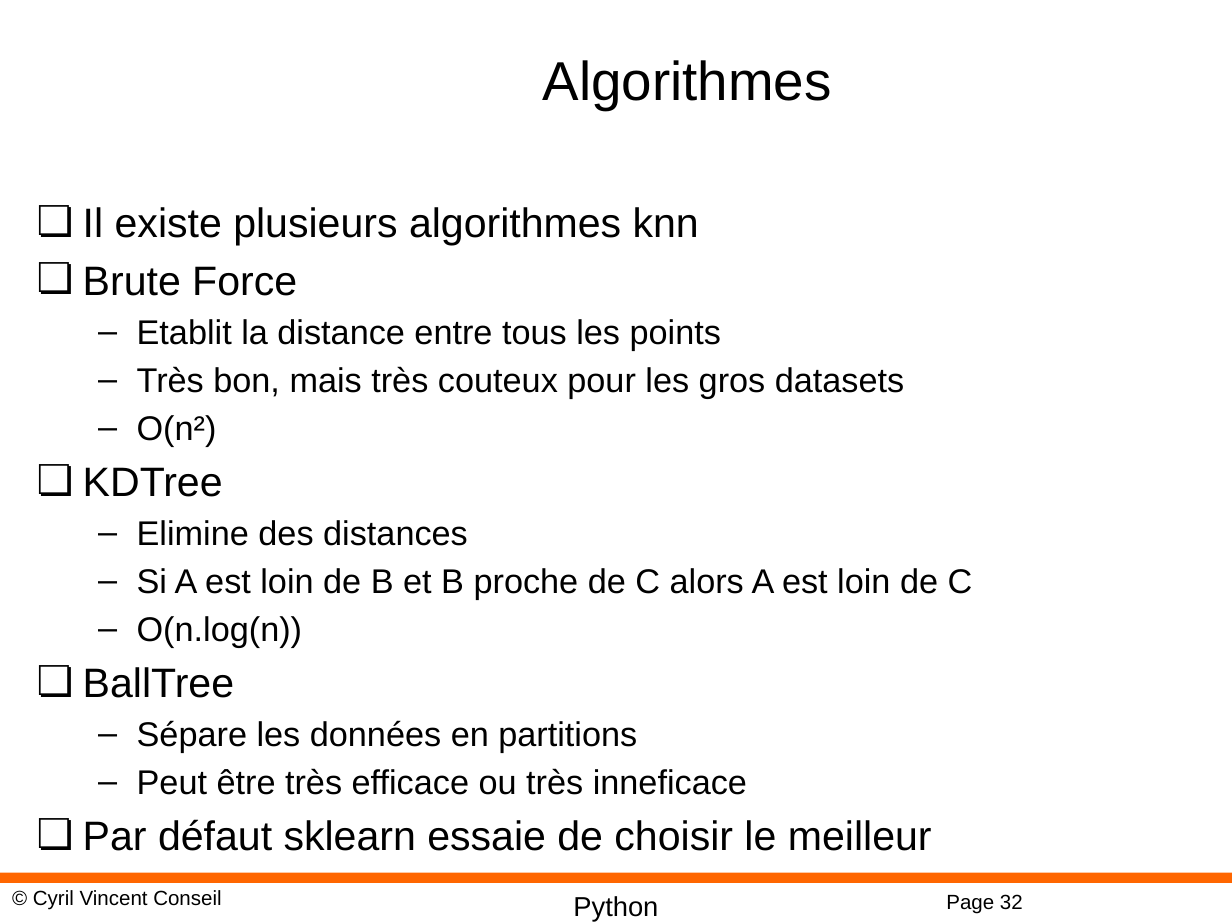
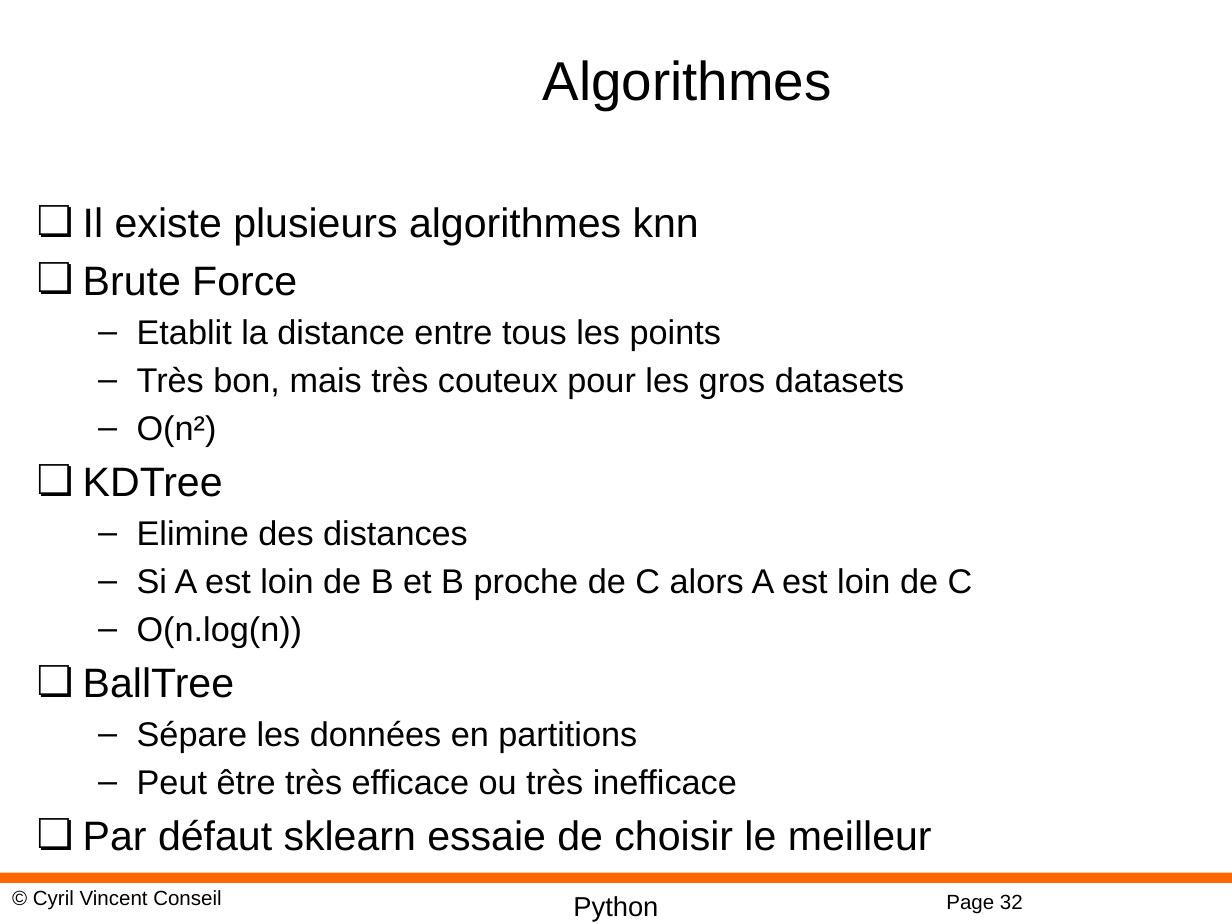
Before and after one commit to cyrilvincent/math, a slide deck: slide 32 of ppt/PythonMath12-ScikitLearn.pptx. Drawn at 1232x924 pixels with LibreOffice and Linux fonts; fonts in the diff are those of the drawing; background and template pictures are left out. Boxes give left, top, right and bottom in pixels: in the first picture for what was removed or moved away, otherwise in the second. Text is boxed around its words. In the diff, an @@ line names an element or a change of style, - is before the commit and + after.

```diff
--- a/ppt/PythonMath12-ScikitLearn.pptx
+++ b/ppt/PythonMath12-ScikitLearn.pptx
@@ text at (x1=137, y1=768, x2=737, y2=795): text changed @@
-  – Peut être très efficace ou très inneficace
+  – Peut être très efficace ou très inefficace
```
Also in this commit, not shown: 2 other files.
